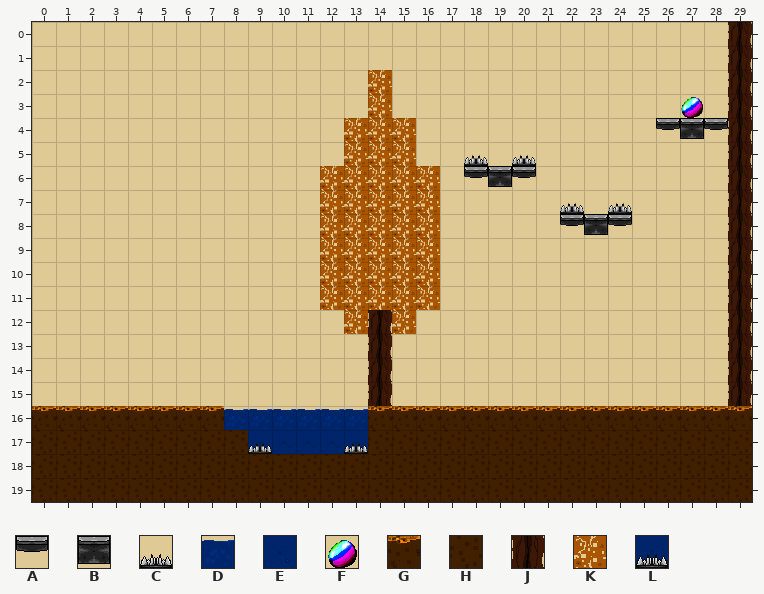
An edit to a level. Tiled map (JSON), frog game/TILED/MAPS/FANTASTIC-fall.json. The picture above is the old version.
Cells are 32x32 px. Shown: x 0..29, y 0..19. Tiles whose own drawing changed are shown in their newer look in all pictures.
Key: from "tiles": A 0, B 1, C 2, D 4, E 5, F 12, G 13, H 14, J 19, K 20, L 22.
_ is an empty cell.
Layer "Tile Layer 1" before, first column x 0:
 0 _____________________________J
 1 _____________________________J
 2 ______________K______________J
 3 ______________K____________F_J
 4 _____________KKK__________ABAJ
 5 _____________KKK__C_C________J
 6 ____________KKKKK_ABA________J
 7 ____________KKKKK_____C_C____J
 8 ____________KKKKK_____ABA____J
 9 ____________KKKKK____________J
10 ____________KKKKK____________J
11 ____________KKKKK____________J
12 _____________KJK_____________J
13 ______________J______________J
14 ______________J______________J
15 ______________J______________J
16 GGGGGGGGDDDDDDGGGGGGGGGGGGGGGG
17 HHHHHHHHHLEEELHHHHHHHHHHHHHHHH
18 HHHHHHHHHHHHHHHHHHHHHHHHHHHHHH
19 HHHHHHHHHHHHHHHHHHHHHHHHHHHHHH
The same view after the edit:
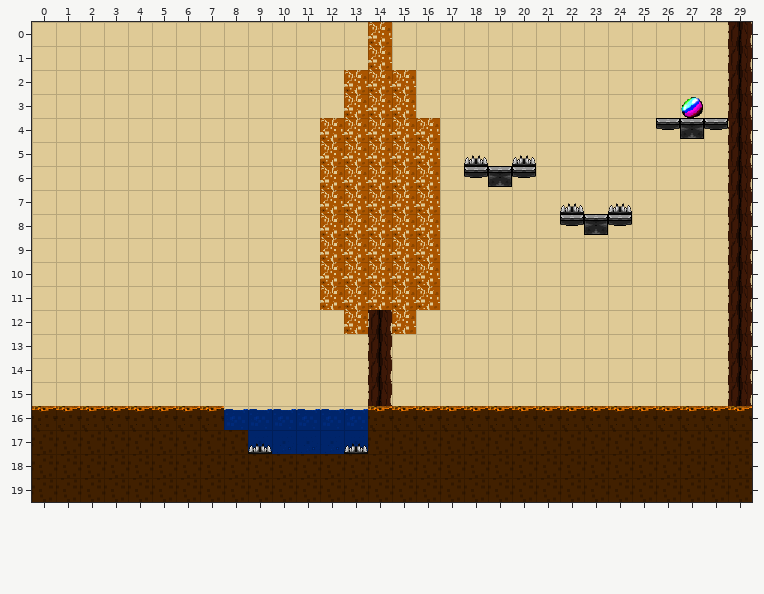
From old to new:
Layer "Tile Layer 1":
y 0..1: x 14 _ -> K
y 2..3: x 13 _ -> K; x 15 _ -> K
y 4..5: x 12 _ -> K; x 16 _ -> K
